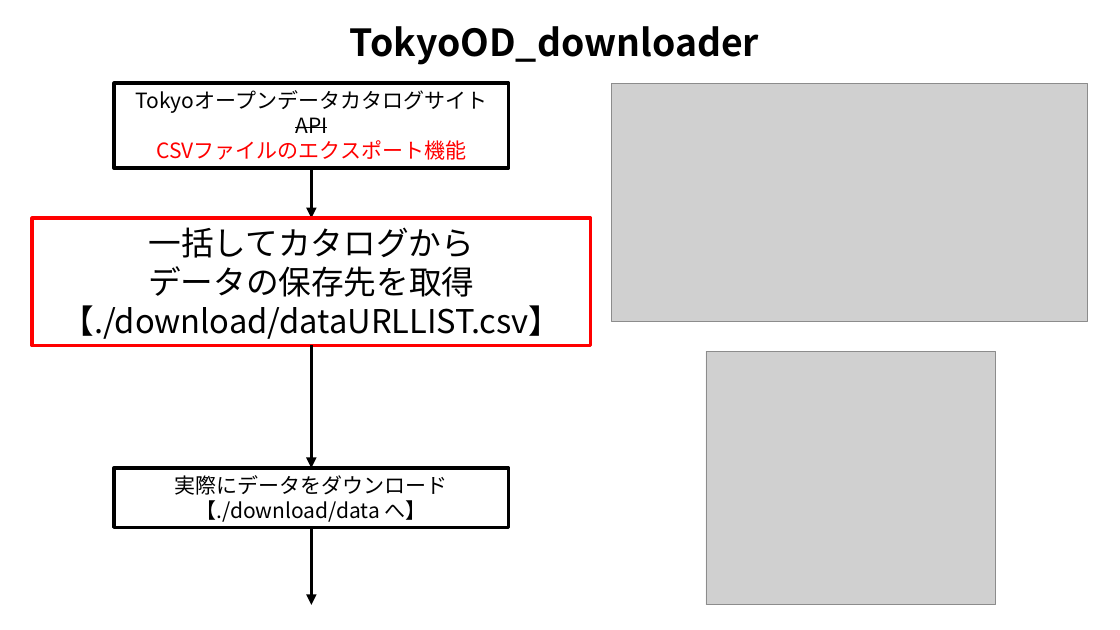
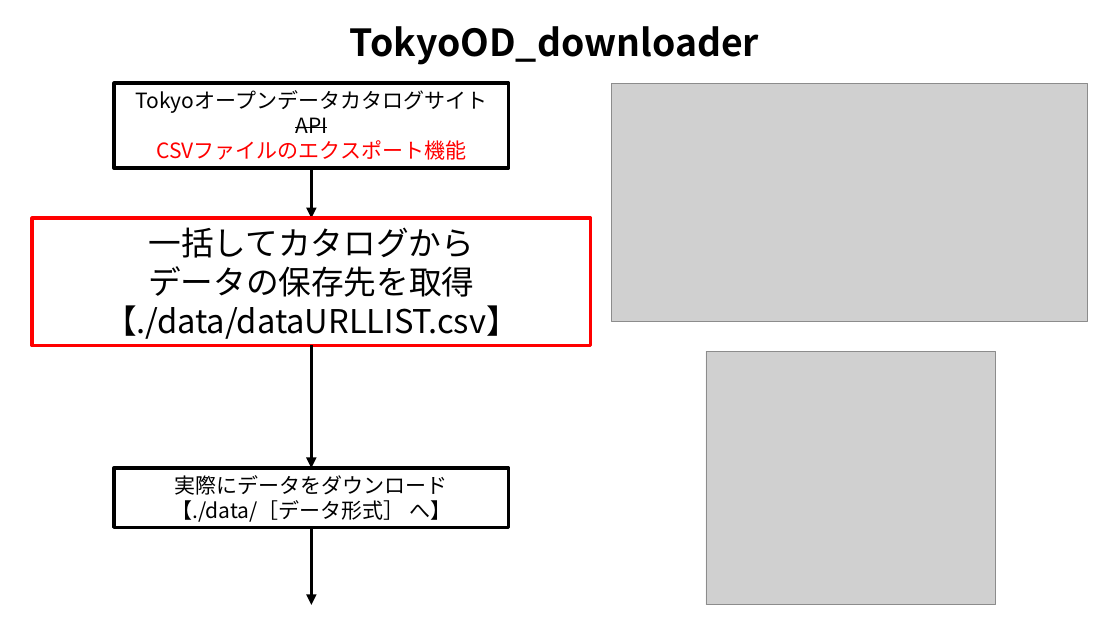
Before and after one commit to yamamoto-ryuzo/TokyoOD_downloader, a slide deck: slide 1 of readme.pptx. Drawn at 1120x630 pixels with LibreOffice and Linux fonts; fonts in the diff are those of the drawing; grey boxes stand for pictures. Boxes give left, top, right and bottom in pixels: in the first picture for what was removed or moved away, otherwise in the second. Text is boxed around its words. In the diff, an @@ line names an element or a change of style, - is before the commit and + after.

```diff
--- a/readme.pptx
+++ b/readme.pptx
@@ text in rectangle at (104, 305, 519, 339): text changed @@
-【./download/dataURLLIST.csv】
+【./data/dataURLLIST.csv】
@@ text in rectangle at (171, 500, 451, 522): text changed @@
-【./download/data へ】
+【./data/［データ形式］ へ】
```
Also in this commit, not shown: 1 other slide changed, 3 other files.
